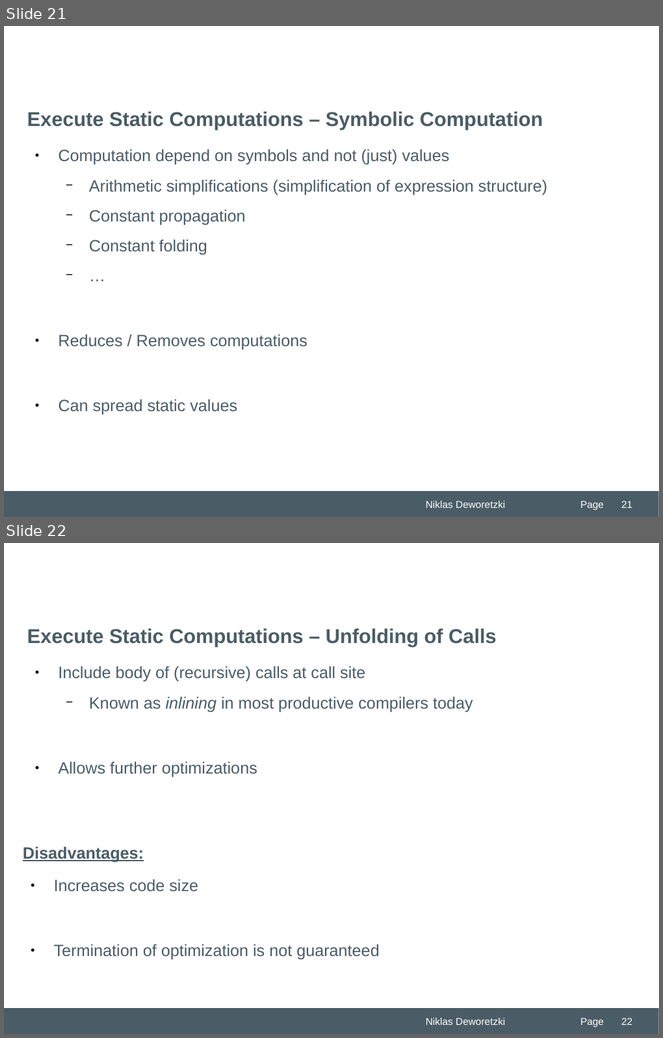
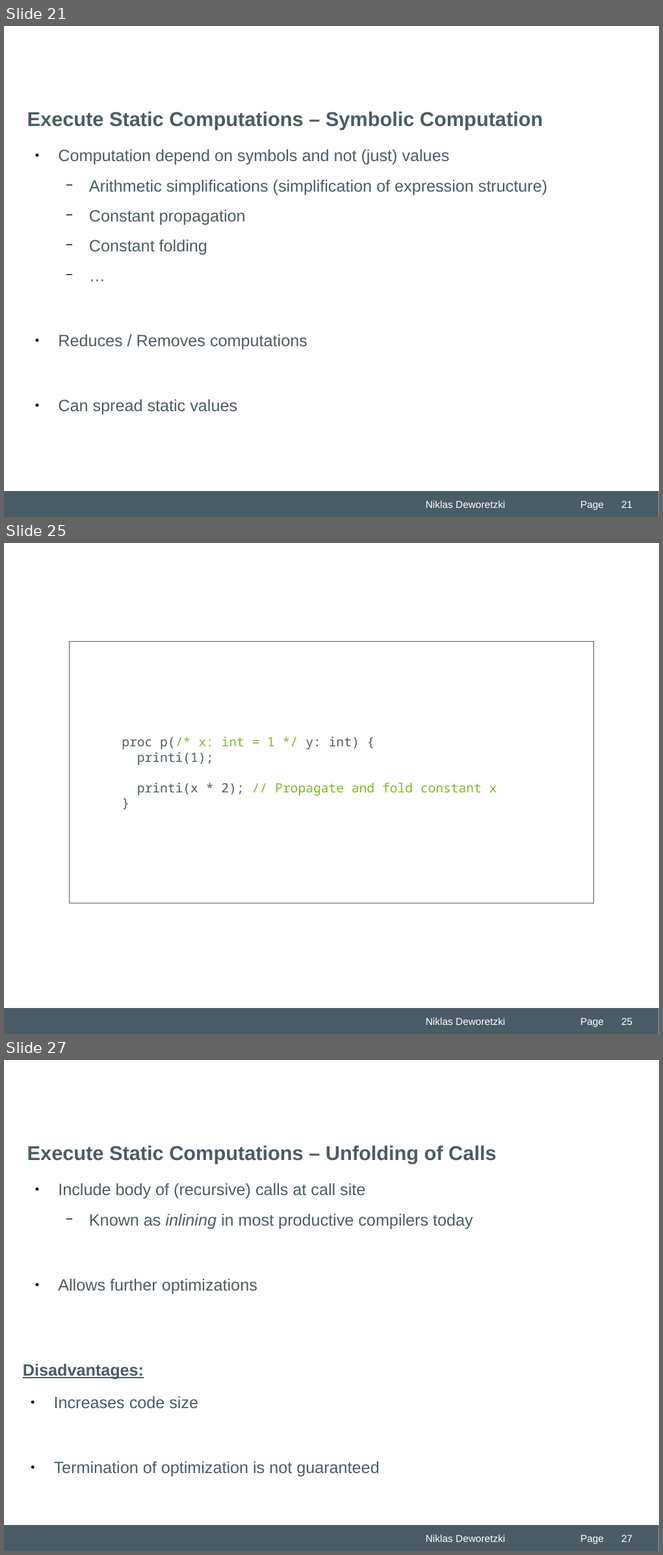
Before and after one commit to Niklas-Deworetzki/thm-masterseminar, a slide deck: paper/presentation/THM-Praesentation-FB06-MNI.odp. Shown one above the other, each under a label of ours: slides 21 and 22 before the commit, slides 21, 25 and 27 after it; the slides between them are not shown. The pictures are 663x1038 and 663x1555 pixels, drawn with LibreOffice and Linux fonts; fonts in the diff are those of the drawing; background and template pictures are left out. Boxes give left, top, right and bottom in pixels: in the first picture for what was removed or moved away, otherwise in the second. Text is boxed around its words. In the diff, an @@ line names an element or a change of style, - is before the commit and + after.

```diff
--- a/paper/presentation/THM-Praesentation-FB06-MNI.odp
+++ b/paper/presentation/THM-Praesentation-FB06-MNI.odp
@@ slide 25 added at [4, 543, 659, 1034], background #FFFFFF; not listed: 3 template elements that a slide beside it also shows @@
@@ rectangle added at [70, 641, 594, 903], outline #4A5C66 0 pt, 14 pt, text #80BA24 @@
+proc p(/* x: int = 1 */ y: int) {
+printi(1);
+printi(x * 2); // Propagate and fold constant x
+}
@@ page number added at [622, 1018, 633, 1025], 11 pt, text #FFFFFF @@
+25
@@ what was slide 22 is now slide 27 @@
@@ page number at [622, 1535, 633, 1542]: text changed @@
-22
+27
```
Also in this commit, not shown: 6 slides changed, 5 other slides added, 2 other files.
